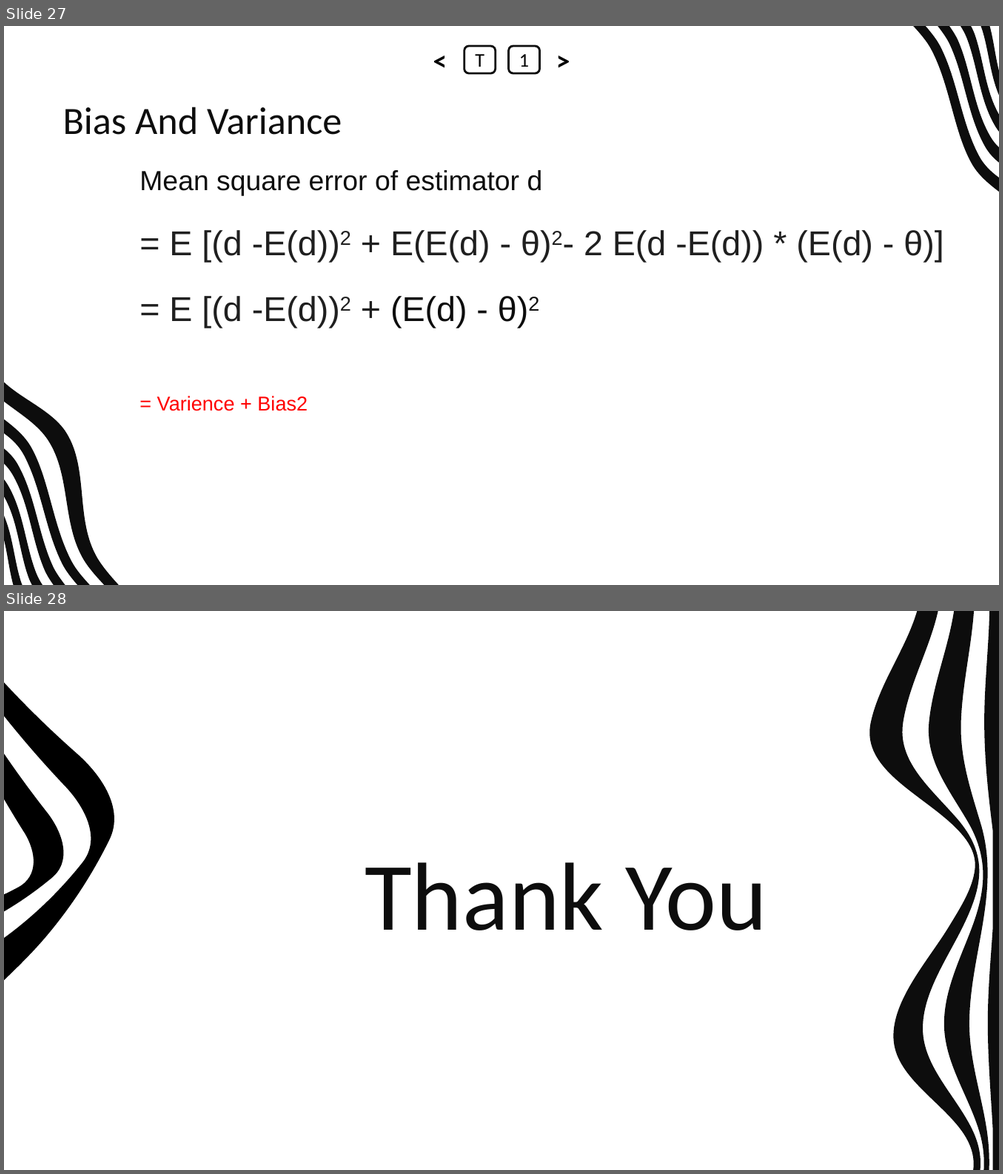
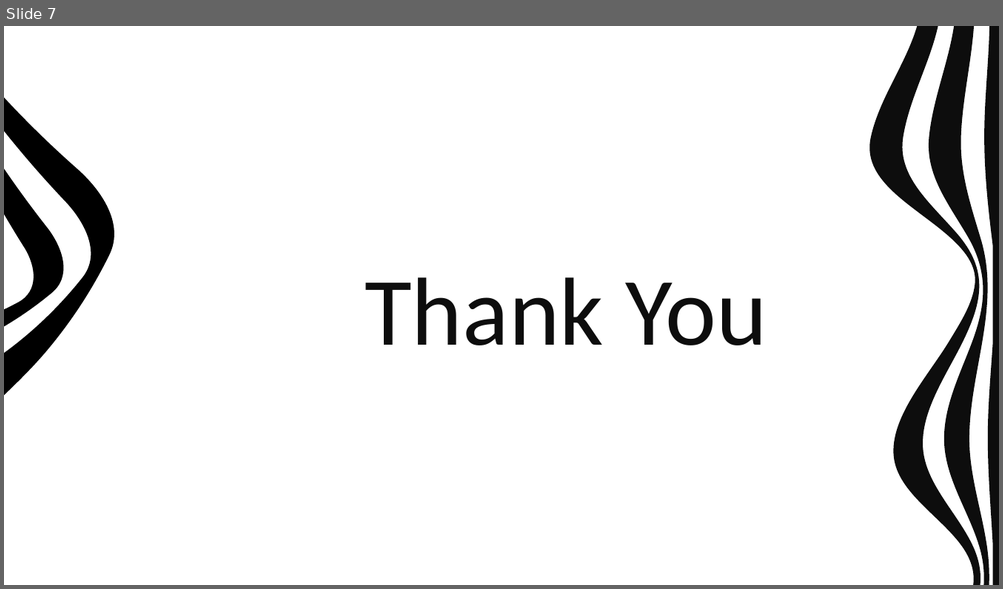
Before and after one commit to abrarhasan3/Green-Uni-All-Academic-Content, a slide deck: CSE 411 Machine Learning/LECTURE 5.pptx. Shown one above the other, each under a label of ours: slides 27 and 28 before the commit, slide 7 after it. The pictures are 1003x1174 and 1003x589 pixels, drawn with LibreOffice and Linux fonts; fonts in the diff are those of the drawing. Boxes give left, top, right and bottom in pixels: in the first picture for what was removed or moved away, otherwise in the second. Text is boxed around its words. In the diff, an @@ line names an element or a change of style, - is before the commit and + after.

```diff
--- a/CSE 411 Machine Learning/LECTURE 5.pptx
+++ b/CSE 411 Machine Learning/LECTURE 5.pptx
@@ slide 27 removed at bbox=[4, 26, 999, 585], background #FFFFFF @@
@@ text removed at bbox=[425, 46, 455, 74] @@
-<
@@ rounded rectangle removed at bbox=[464, 46, 495, 74] @@
-T
@@ rounded rectangle removed at bbox=[508, 46, 539, 74] @@
-1
@@ text removed at bbox=[547, 46, 578, 74] @@
->
@@ group removed at bbox=[4, 26, 999, 585]: 9 freeform shapes @@
@@ title removed at bbox=[63, 107, 341, 135] @@
-Bias And Variance
@@ text removed at bbox=[139, 170, 943, 412] @@
-Mean square error of estimator d
-= E [(d -E(d))2 + E(E(d) - θ)2- 2 E(d -E(d)) * (E(d) - θ)]
-= E [(d -E(d))2 + (E(d) - θ)2
-= Varience + Bias2
@@ what was slide 28 is now slide 7 @@
```
Also in this commit, not shown: 20 other slides removed.
